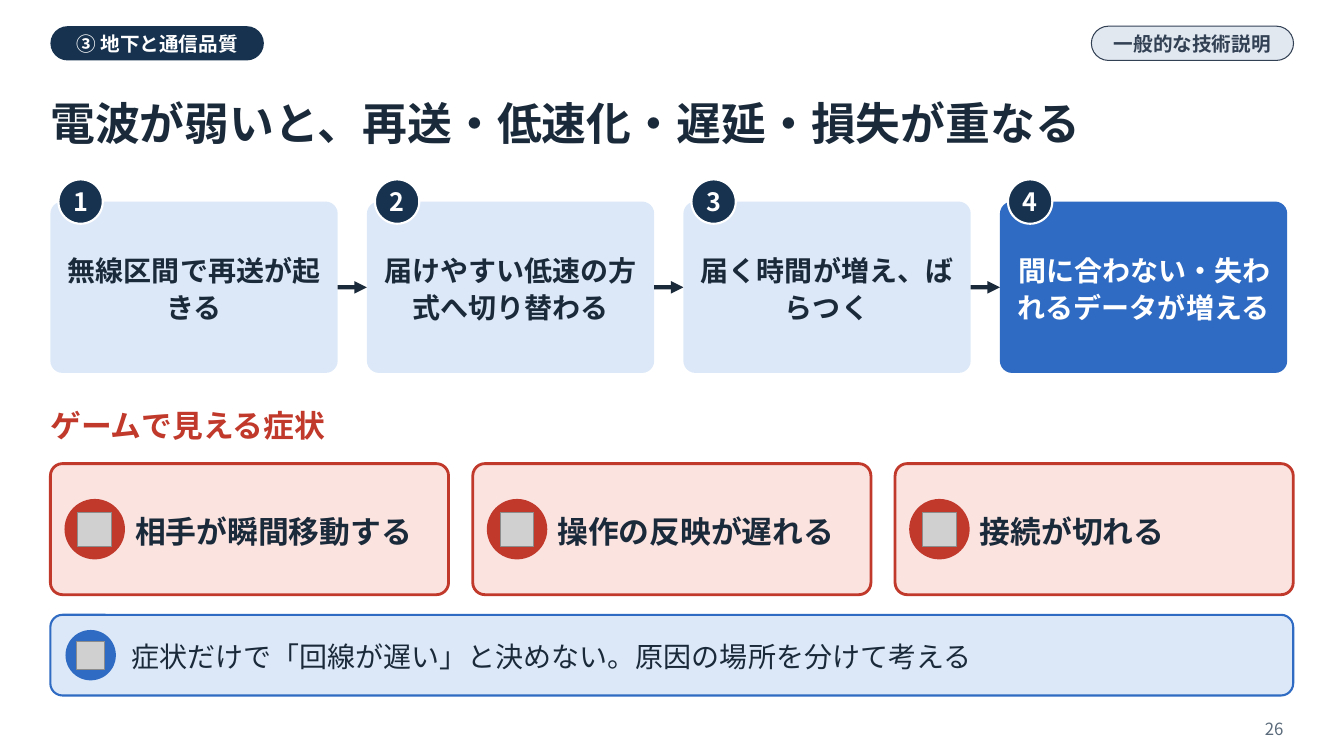
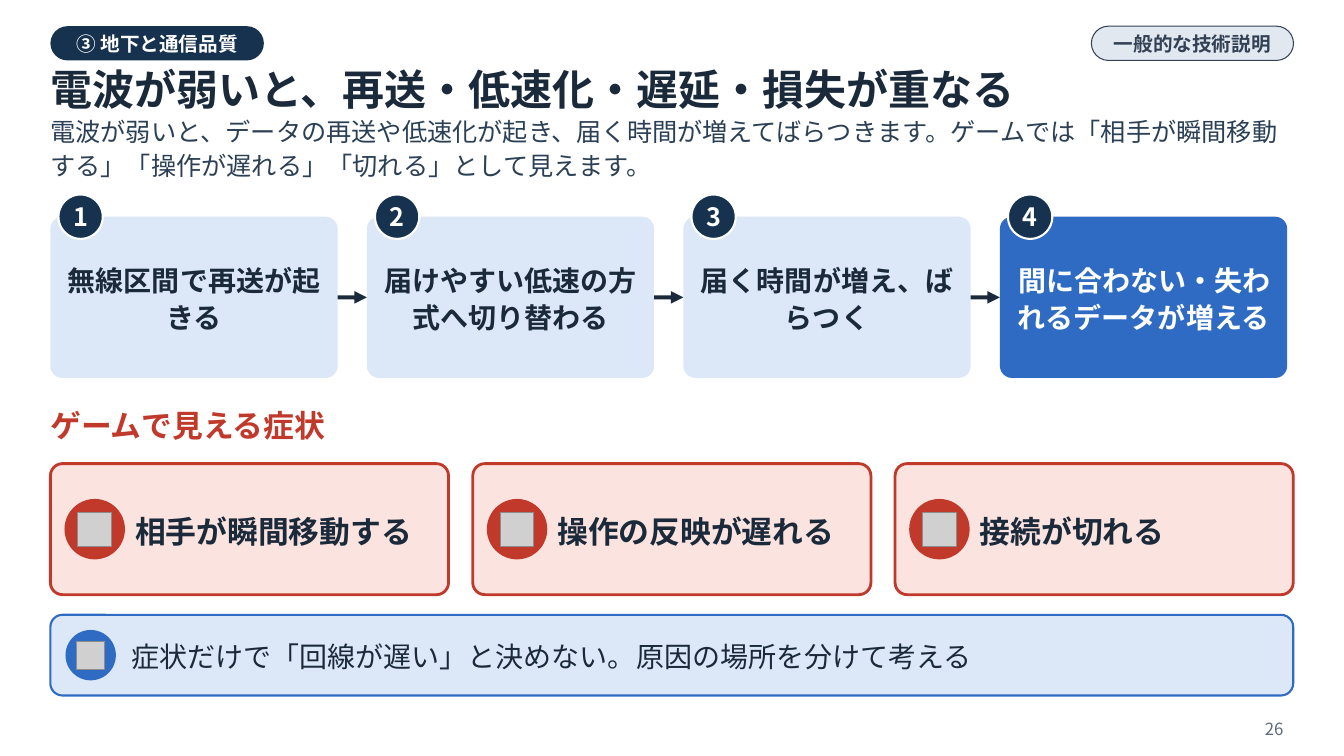
Before and after one commit to koyoy1016-gif/koyo1016, a slide deck: slide 26 of ai-infrastructure-hpe-study-deck.pptx. Drawn at 1344x756 pixels with LibreOffice and Linux fonts; fonts in the diff are those of the drawing; grey boxes stand for pictures. Boxes give left, top, right and bottom in pixels: in the first picture for what was removed or moved away, otherwise in the second. Text is boxed around its words. In the diff, an @@ line names an element or a change of style, - is before the commit and + after.

```diff
--- a/ai-infrastructure-hpe-study-deck.pptx
+++ b/ai-infrastructure-hpe-study-deck.pptx
@@ text "電波が弱いと、再送・低速化・遅延・損失が重なる" at [50,68,1014,109]: size 32 to 30 pt; line spacing 40pt to 38pt @@
@@ text added at [50,119,1277,177], 18 pt, text #2B3F55 @@
+電波が弱いと、データの再送や低速化が起き、届く時間が増えてばらつきます。ゲームでは「相手が瞬間移動する」「操作が遅れる」「切れる」として見えます。
@@ 4 texts, 4 ellipses: place and size @@
-4 texts, 4 ellipses at [58,179,1053,224]
+4 texts, 4 ellipses at [58,195,1053,239]
@@ rounded rectangle: place and size @@
-rounded rectangle at [50,202,338,373]
+rounded rectangle at [50,217,338,378]
@@ text "無線区間で再送が起きる": place and size @@
-text "無線区間で再送が起きる" at [68,257,320,320]
+text "無線区間で再送が起きる" at [68,267,320,330]
@@ rounded rectangle: place and size @@
-rounded rectangle at [367,202,654,373]
+rounded rectangle at [367,217,654,378]
@@ text "届けやすい低速の方式へ切り替わる": place and size @@
-text "届けやすい低速の方式へ切り替わる" at [384,257,636,321]
+text "届けやすい低速の方式へ切り替わる" at [384,267,636,331]
@@ rounded rectangle: place and size @@
-rounded rectangle at [684,202,971,373]
+rounded rectangle at [684,217,971,378]
@@ text "届く時間が増え、ばらつく": place and size @@
-text "届く時間が増え、ばらつく" at [701,257,953,320]
+text "届く時間が増え、ばらつく" at [701,267,953,330]
@@ proportions changed in 4 elements at [50,217,338,378], [367,217,654,378], [684,217,971,378], [1000,217,1288,378] @@
@@ rounded rectangle: place and size @@
-rounded rectangle at [1000,202,1288,373]
+rounded rectangle at [1000,217,1288,378]
@@ text "間に合わない・失われるデータが増える": place and size @@
-text "間に合わない・失われるデータが増える" at [1018,257,1270,321]
+text "間に合わない・失われるデータが増える" at [1018,267,1270,331]
@@ 3 arrows: place and size @@
-3 arrows at [338,287,1000,287]
+3 arrows at [338,297,1000,297]
```
Also in this commit, not shown: 90 other slides changed, 17 other files.
